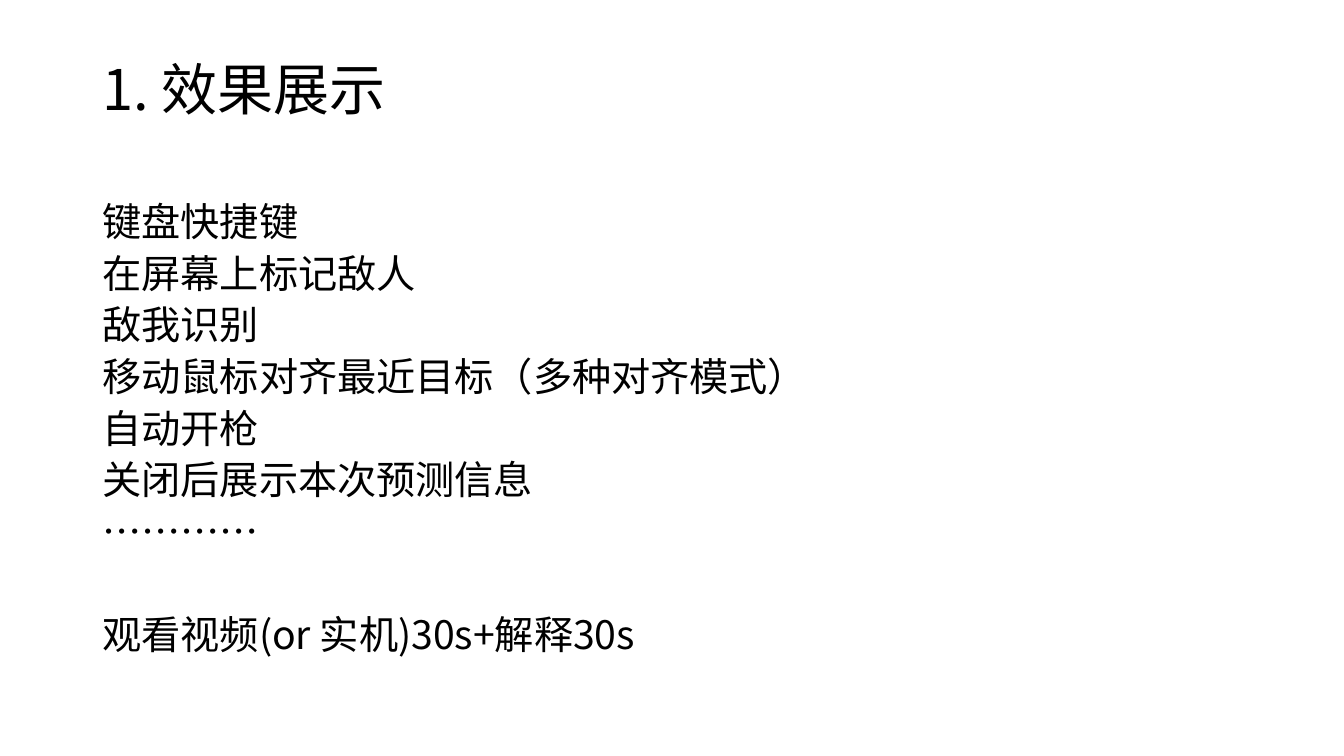
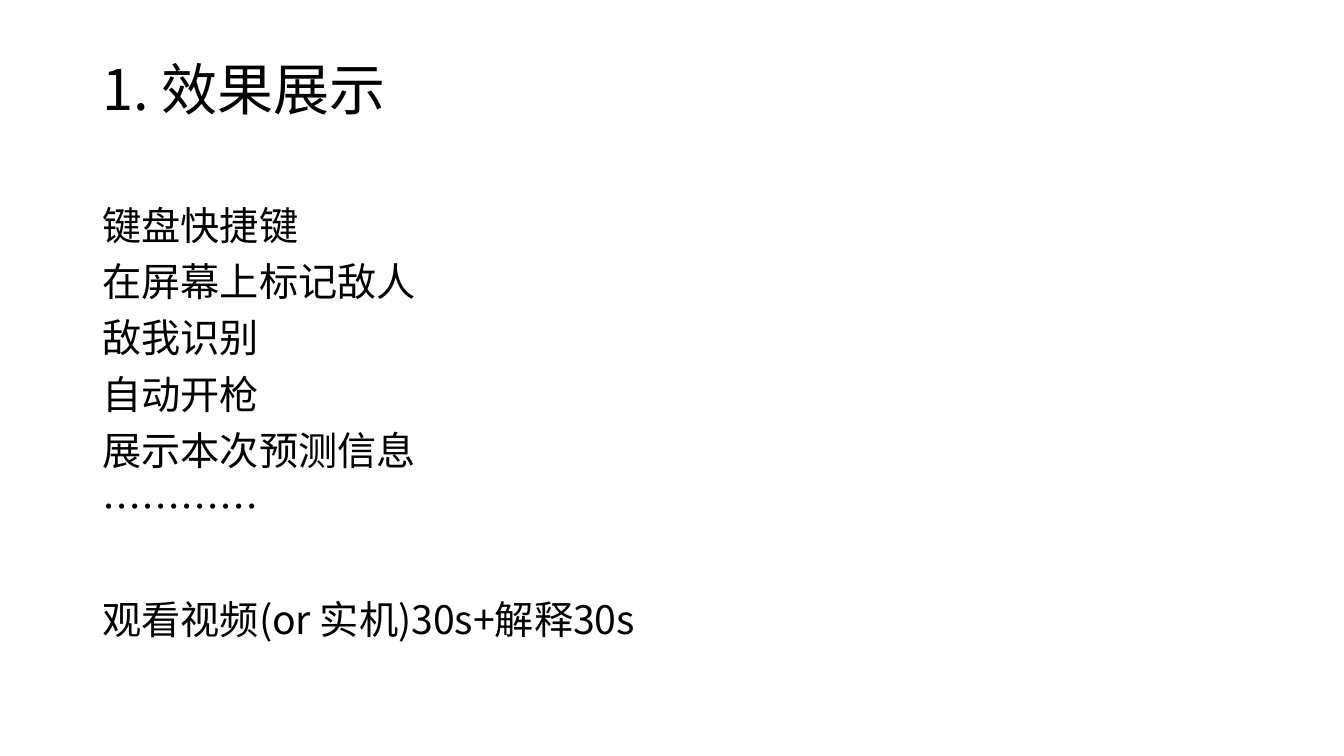
Before and after one commit to limboy058/aimbot_csgo2, a slide deck: slide 3 of pre.pptx. Drawn at 1344x756 pixels with LibreOffice and Linux fonts; fonts in the diff are those of the drawing. Boxes give left, top, right and bottom in pixels: in the first picture for what was removed or moved away, otherwise in the second. Text is boxed around its words. In the diff, an @@ line names an element or a change of style, - is before the commit and + after.

```diff
--- a/pre.pptx
+++ b/pre.pptx
@@ text at <box>102,206,635,642</box>: line spacing 0.8 to 0.9 @@
@@ text at <box>102,357,807,395</box>: paragraph removed @@
-移动鼠标对齐最近目标（多种对齐模式）
@@ text at <box>102,431,415,469</box>: text changed @@
-关闭后展示本次预测信息
+展示本次预测信息
```
Also in this commit, not shown: 2 other slides changed, 43 other files.
